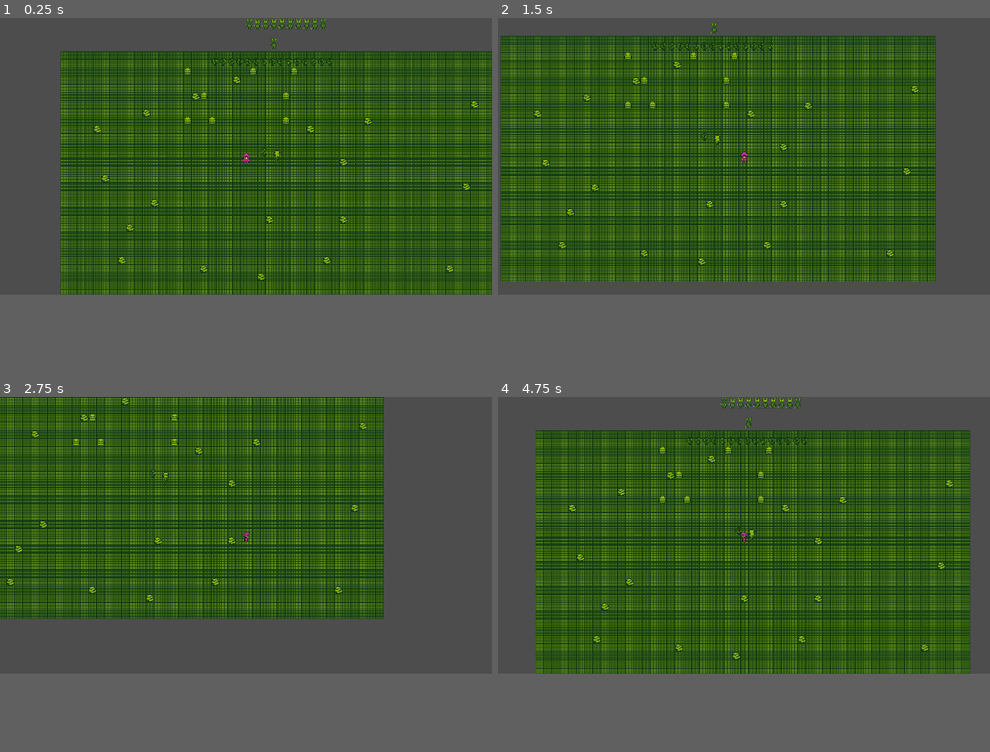
Above: before the commit, frames 1-4 (two rows, left to right).
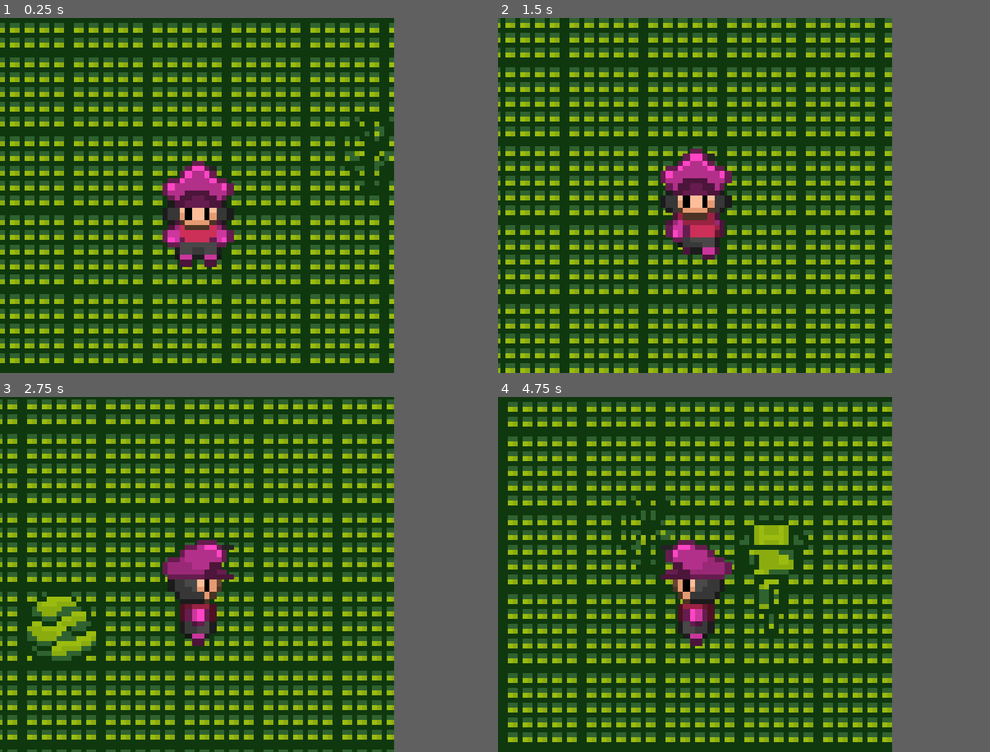
Above: after the commit, the same moments.

Repository: ariannmichael/RetroBeat
Game: Godot game, scene res://David's File/Scene/David's main.tscn
Two runs of this game, one before a commit and one after it. Both use one fixed random seed, a clock stepped at 60 frames per second and the inputs below. This scene is started directly instead of the project's main scene.
Inputs:
- Up to frame 1 (0.25 s): no input
- Up to frame 2 (1.5 s): hold D (right) 0.53-1.28 s; hold S (down) from 1.28 s (still down)
- Up to frame 3 (2.75 s): release S (down) at 2.03 s; hold D (right) from 2.03 s (still down)
- Up to frame 4 (4.75 s): release D (right) at 2.78 s; hold W (up) 2.78-3.53 s; hold A (left) from 3.53 s (still down)
In our replay, the window is 799x449 before the commit and 640x576 after it. These sizes can differ from the game's own. Grey fills any space a smaller window leaves; there, only what the larger window draws over its background counts as a difference.

The runs differ from the first frame. In frame 1, 59% of the frame differs, in the area x 0-100%, y 0-98%; in frame 2, 55%; in frame 3, 50%; in frame 4, 61%, in the area x 0-96%, y 0-98%.
Error before the commit: Parse Error: Assignment is not allowed inside an expression. (res://scenes/werewolf_drops_coffe.gd:11)

Commit message:
Created Player and PlayerStateMachine

Diff:
--- a/GBJam/project.godot
+++ b/GBJam/project.godot
@@ -25,27 +25,32 @@
 window/size/viewport_height=144
 window/size/window_width_override=1920
 window/size/window_height_override=1080
+window/stretch/mode="viewport"
 
 [input]
 
 left={
 "deadzone": 0.5,
 "events": [Object(InputEventKey,"resource_local_to_scene":false,"resource_name":"","device":-1,"window_id":0,"alt_press …(191 unchanged characters)…
+, Object(InputEventKey,"resource_local_to_scene":false,"resource_name":"","device":-1,"window_id":0,"alt_pressed":false,"shift_pressed":false,"ctrl_pressed":false,"meta_pressed":false,"pressed":false,"keycode":0,"physical_keycode":4194319,"key_label":0,"unicode":0,"location":0,"echo":false,"script":null)
 ]
 }
 right={
 "deadzone": 0.5,
 "events": [Object(InputEventKey,"resource_local_to_scene":false,"resource_name":"","device":-1,"window_id":0,"alt_press …(192 unchanged characters)…
+, Object(InputEventKey,"resource_local_to_scene":false,"resource_name":"","device":-1,"window_id":0,"alt_pressed":false,"shift_pressed":false,"ctrl_pressed":false,"meta_pressed":false,"pressed":false,"keycode":0,"physical_keycode":4194321,"key_label":0,"unicode":0,"location":0,"echo":false,"script":null)
 ]
 }
 up={
 "deadzone": 0.5,
 "events": [Object(InputEventKey,"resource_local_to_scene":false,"resource_name":"","device":-1,"window_id":0,"alt_press …(192 unchanged characters)…
+, Object(InputEventKey,"resource_local_to_scene":false,"resource_name":"","device":-1,"window_id":0,"alt_pressed":false,"shift_pressed":false,"ctrl_pressed":false,"meta_pressed":false,"pressed":false,"keycode":0,"physical_keycode":4194320,"key_label":0,"unicode":0,"location":0,"echo":false,"script":null)
 ]
 }
 down={
 "deadzone": 0.5,
 "events": [Object(InputEventKey,"resource_local_to_scene":false,"resource_name":"","device":-1,"window_id":0,"alt_press …(192 unchanged characters)…
+, Object(InputEventKey,"resource_local_to_scene":false,"resource_name":"","device":-1,"window_id":0,"alt_pressed":false,"shift_pressed":false,"ctrl_pressed":false,"meta_pressed":false,"pressed":false,"keycode":0,"physical_keycode":4194322,"key_label":0,"unicode":0,"location":0,"echo":false,"script":null)
 ]
 }
 
--- /dev/null
+++ b/GBJam/scenes/player/player.tscn
@@ -0,0 +1,73 @@
+[gd_scene load_steps=10 format=3 uid="uid://i1lmhlebh2oa"]
+
+[ext_resource type="Script" path="res://scenes/player/scripts/player.gd" id="1_wv0b8"]
+[ext_resource type="Texture2D" uid="uid://dejg2ttuxp8aw" path="res://David's File/Art/Living/Charactors/skeleboy.png" id="2_uvh8c"]
+[ext_resource type="Script" path="res://scenes/player/scripts/player_state_machine.gd" id="3_ioc15"]
+[ext_resource type="Script" path="res://scenes/player/scripts/state_idle.gd" id="4_2x7s1"]
+[ext_resource type="Script" path="res://scenes/player/scripts/state_walk.gd" id="5_hngok"]
+
+[sub_resource type="CapsuleShape2D" id="CapsuleShape2D_n3tb7"]
+radius = 5.0
+height = 22.0
+
+[sub_resource type="Animation" id="Animation_dmm8r"]
+length = 0.001
+tracks/0/type = "value"
+tracks/0/imported = false
+tracks/0/enabled = true
+tracks/0/path = NodePath("Sprite2D:frame")
+tracks/0/interp = 1
+tracks/0/loop_wrap = true
+tracks/0/keys = {
+"times": PackedFloat32Array(0),
+"transitions": PackedFloat32Array(1),
+"update": 1,
+"values": [0]
+}
+
+[sub_resource type="Animation" id="Animation_rv42n"]
+resource_name = "idle_down"
+length = 0.7
+loop_mode = 2
+tracks/0/type = "value"
+tracks/0/imported = false
+tracks/0/enabled = true
+tracks/0/path = NodePath("Sprite2D:frame")
+tracks/0/interp = 1
+tracks/0/loop_wrap = true
+tracks/0/keys = {
+"times": PackedFloat32Array(0, 0.1, 0.2, 0.3, 0.4, 0.5, 0.6, 0.7),
+"transitions": PackedFloat32Array(1, 1, 1, 1, 1, 1, 1, 1),
+"update": 1,
+"values": [0, 1, 2, 3, 4, 5, 6, 6]
+}
+
+[sub_resource type="AnimationLibrary" id="AnimationLibrary_8mbun"]
+_data = {
+"RESET": SubResource("Animation_dmm8r"),
+"idle_down": SubResource("Animation_rv42n")
+}
+
+[node name="Player" type="CharacterBody2D"]
+script = ExtResource("1_wv0b8")
+
+[node name="CollisionShape2D" type="CollisionShape2D" parent="."]
+shape = SubResource("CapsuleShape2D_n3tb7")
+
+[node name="Sprite2D" type="Sprite2D" parent="."]
+texture = ExtResource("2_uvh8c")
+hframes = 7
+
+[node name="AnimationPlayer" type="AnimationPlayer" parent="."]
+libraries = {
+"": SubResource("AnimationLibrary_8mbun")
+}
+
+[node name="StateMachine" type="Node" parent="."]
+script = ExtResource("3_ioc15")
+
+[node name="Idle" type="Node" parent="StateMachine"]
+script = ExtResource("4_2x7s1")
+
+[node name="Walk" type="Node" parent="StateMachine"]
+script = ExtResource("5_hngok")
--- /dev/null
+++ b/GBJam/scenes/player/scripts/player.gd
@@ -0,0 +1,57 @@
+extends CharacterBody2D
+class_name Player
+
+@onready var state_machine: PlayerStateMachine = $StateMachine
+@onready var sprite: Sprite2D = $Sprite2D
+@onready var animation_player: AnimationPlayer = $AnimationPlayer
+
+var sprite_direction: Vector2 = Vector2.DOWN
+var direction: Vector2 = Vector2.ZERO
+
+
+# Called when the node enters the scene tree for the first time.
+func _ready() -> void:
+	state_machine.initialize(self)
+
+
+# Called every frame. 'delta' is the elapsed time since the previous frame.
+func _process(_delta: float) -> void:
+	direction.x = Input.get_action_strength("right") - Input.get_action_strength("left")
+	direction.y = Input.get_action_strength("down") - Input.get_action_strength("up")
+
+
+func _physics_process(_delta: float) -> void:
+	move_and_slide()
+
+
+func set_direction() -> bool:
+	if direction == Vector2.ZERO:
+		return false
+
+	var new_direction: Vector2 = sprite_direction
+
+	if direction.y == 0:
+		new_direction = Vector2.LEFT if direction.x < 0 else Vector2.RIGHT
+	elif direction.x == 0:
+		new_direction = Vector2.UP if direction.y < 0 else Vector2.DOWN
+
+	if new_direction == sprite_direction:
+		return false
+
+	sprite_direction = new_direction
+	sprite.scale.x = -1 if sprite_direction == Vector2.LEFT else 1
+	return true
+
+
+func update_animation(_state: String) -> void:
+	pass
+	#animation_player.play(state + "_" + anim_direction())
+
+
+func anim_direction() -> String:
+	if sprite_direction == Vector2.DOWN:
+		return "down"
+	elif sprite_direction == Vector2.UP:
+		return "up"
+	else:
+		return "side"
--- /dev/null
+++ b/GBJam/scenes/player/scripts/player_state_machine.gd
@@ -0,0 +1,49 @@
+extends Node
+class_name PlayerStateMachine
+
+var states: Array[State]
+var prev_state: State
+var current_state: State
+
+
+# Called when the node enters the scene tree for the first time.
+func _ready() -> void:
+	process_mode = Node.PROCESS_MODE_DISABLED
+
+
+# Called every frame. 'delta' is the elapsed time since the previous frame.
+func _process(delta: float) -> void:
+	change_state(current_state.process(delta))
+
+
+func _physics_process(delta: float) -> void:
+	change_state(current_state.physics(delta))
+
+
+func _unhandled_input(event: InputEvent) -> void:
+	change_state(current_state.handle_input(event))
+
+
+func initialize(_player: Player) -> void:
+	states = []
+
+	for c in get_children():
+		if c is State:
+			states.append(c)
+
+	if states.size() > 0:
+		states[0].player = _player
+		change_state(states[0])
+		process_mode = Node.PROCESS_MODE_INHERIT
+
+
+func change_state(new_state: State) -> void:
+	if !new_state || current_state == new_state:
+		return
+
+	if current_state:
+		current_state.exit()
+
+	prev_state = current_state
+	current_state = new_state
+	current_state.enter()
--- /dev/null
+++ b/GBJam/scenes/player/scripts/state.gd
@@ -0,0 +1,29 @@
+extends Node
+class_name State
+
+static var player: Player
+
+
+# Called when the node enters the scene tree for the first time.
+func _ready() -> void:
+	pass # Replace with function body.
+
+
+func enter() -> void:
+	pass
+
+
+func exit() -> void:
+	pass
+
+
+func process(_delta: float) -> State:
+	return null
+
+
+func physics(_delta: float) -> State:
+	return null
+
+
+func handle_input(_event: InputEvent) -> State:
+	return null
--- /dev/null
+++ b/GBJam/scenes/player/scripts/state_idle.gd
@@ -0,0 +1,28 @@
+extends State
+class_name State_Idle
+
+@onready var walk: State = $"../Walk"
+
+
+func enter() -> void:
+	player.update_animation("idle")
+
+
+func exit() -> void:
+	pass
+
+
+func process(_delta: float) -> State:
+	if player.direction != Vector2.ZERO:
+		return walk
+
+	player.velocity = Vector2.ZERO
+	return null
+
+
+func physics(_delta: float) -> State:
+	return null
+
+
+func handle_input(_event: InputEvent) -> State:
+	return null
--- /dev/null
+++ b/GBJam/scenes/player/scripts/state_walk.gd
@@ -0,0 +1,34 @@
+extends State
+class_name State_Walk
+
+@onready var idle: State = $"../Idle"
+
+@export var move_speed: float = 60.0
+
+
+func enter() -> void:
+	player.update_animation("walk")
+
+
+func exit() -> void:
+	pass
+
+
+func process(_delta: float) -> State:
+	if player.direction == Vector2.ZERO:
+		return idle
+
+	player.velocity = player.direction * move_speed
+
+	if player.set_direction():
+		player.update_animation("walk")
+
+	return null
+
+
+func physics(_delta: float) -> State:
+	return null
+
+
+func handle_input(_event: InputEvent) -> State:
+	return null
--- a/GBJam/scenes/werewolf_drops_coffe.gd
+++ b/GBJam/scenes/werewolf_drops_coffe.gd
@@ -8,4 +8,5 @@
 
 # Called every frame. 'delta' is the elapsed time since the previous frame.
 func _process(delta: float) -> void:
-	if self.frame = 9:
+	pass
+	#if self.frame = 9:
